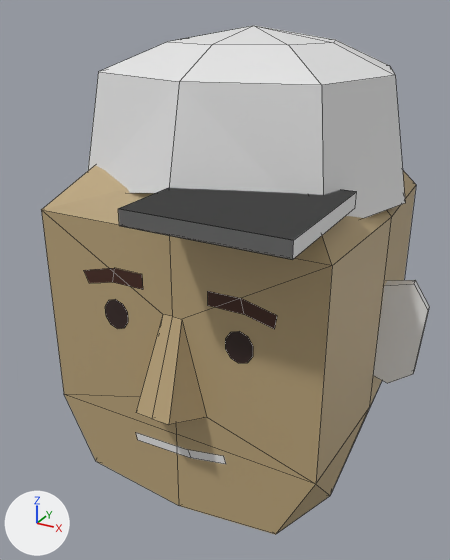
The Blender file visual/charaters.blend as it was, and as the next commit left it.
Rendered twice from a 50 mm lens placed at (1.81, -3.67, 1.75), pointed at (-0.03, -0.32, 0.08). Every picture has the same lights, and +X, +Y and +Z are marked at lower left. The first picture is the older version. Mesh edges are drawn as thin lines.

Objects in the first picture: 'Brow left', 'Brow rght', 'Cube', 'Ear right.001', 'Eye left', 'Eye right', 'Head', 'Mouth', 'Sphere'.
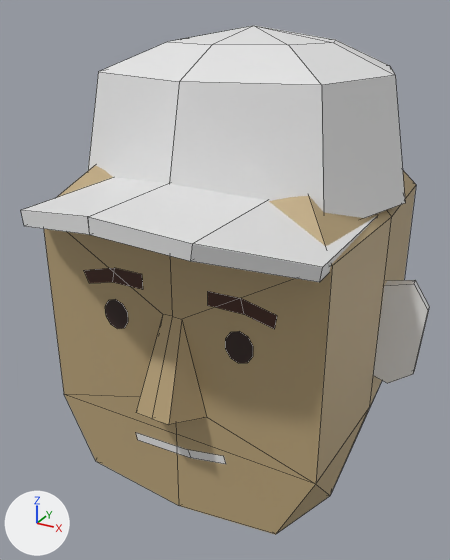
Where the change shows, as pixel boxes (x1, y1, x2, y2) in the pictures (450 x 560 px):
'Cube', reshaped, moved
    before: (118, 188, 357, 259)
    after: (21, 177, 377, 282)

The change, as a list of edits to the scene's bpy script:
```text
Change me_cube_001:
    used by ob_cube; location = (0.446, -1.0, 0.827); scale = (0.449, 0.415, 0.0429)
    remove me_cube_001.from_pydata(...)  # 8 vertices, 5 faces; spans x -1.0..1.0, y -1.0..1.0, z -1.0..1.0
    add me_cube_001.from_pydata(...)  # 12 vertices, 9 faces; spans x 0.0..2.07, y -1.17..2.17, z -5.88..1.51
    me_cube_001 part 1: the whole mesh is rebuilt
Change ob_cube:
    ob_cube.location: (0.446, -1.0, 0.827) -> (-0.002, -1.145, 0.827)
```
